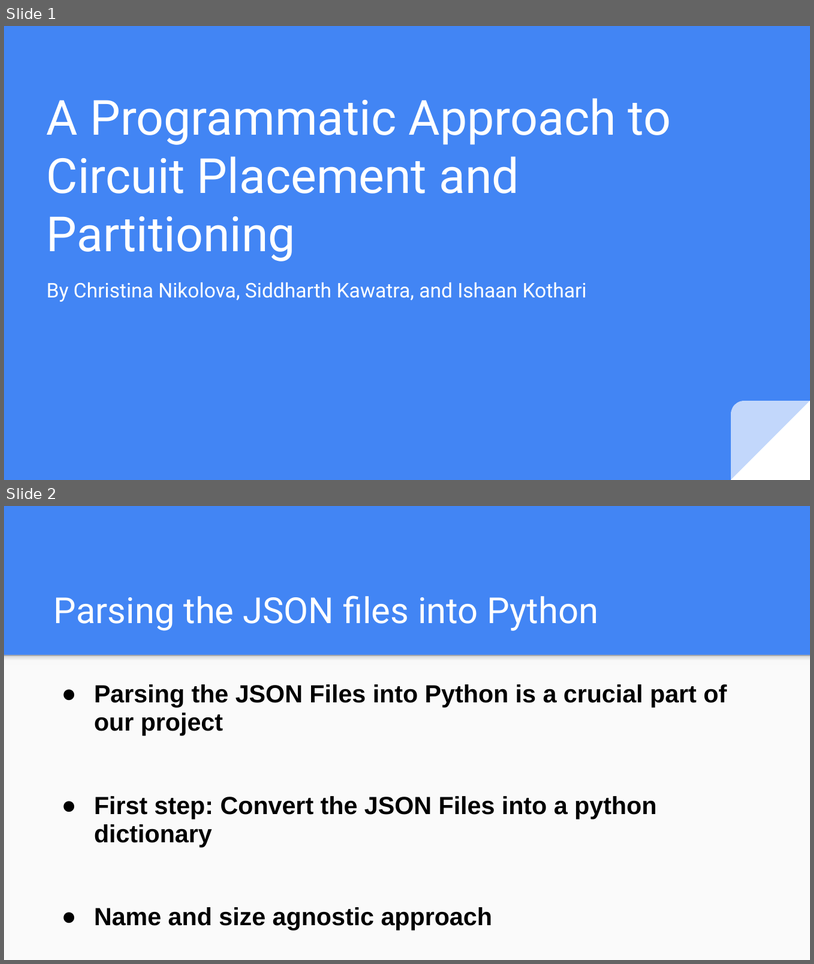
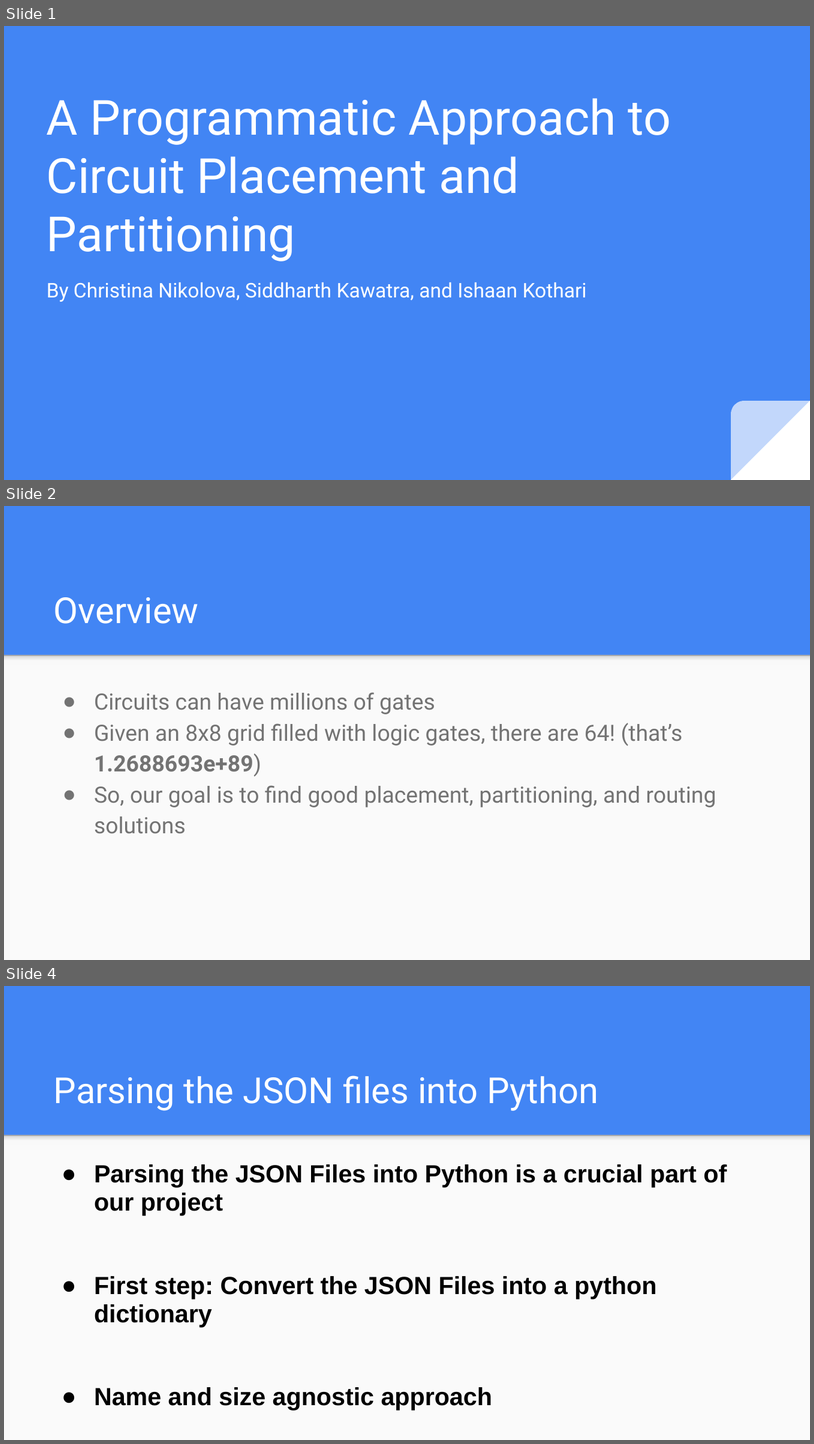
Before and after one commit to shanmathig/stemgtri2022, a slide deck: Cipher.pptx. Shown one above the other, each under a label of ours: slides 1 and 2 before the commit, slides 1, 2 and 4 after it; the slides between them are not shown. The pictures are 814x964 and 814x1444 pixels, drawn with LibreOffice and Linux fonts; fonts in the diff are those of the drawing. Boxes give left, top, right and bottom in pixels: in the first picture for what was removed or moved away, otherwise in the second. Text is boxed around its words. In the diff, an @@ line names an element or a change of style, - is before the commit and + after.

```diff
--- a/Cipher.pptx
+++ b/Cipher.pptx
@@ slide 2 added at (4, 506, 810, 960), background #4285F4; not listed: 2 template elements that a slide beside it also shows @@
@@ title added at (54, 597, 199, 624), 32 pt, text #FFFFFF @@
+Overview
@@ text added at (94, 692, 716, 834), 20 pt, text #737373 @@
+● Circuits can have millions of gates
+● Given an 8x8 grid filled with logic gates, there are 64! (that’s 1.2688693e+89)
+● So, our goal is to find good placement, partitioning, and routing solutions
@@ what was slide 2 is now slide 4 @@
```
Also in this commit, not shown: 3 slides changed, 3 other slides added.
